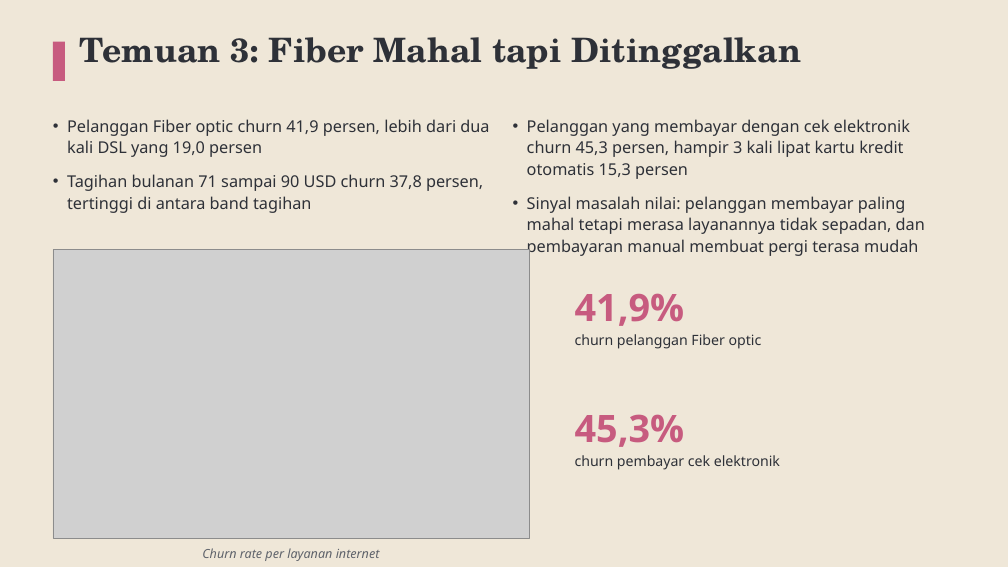
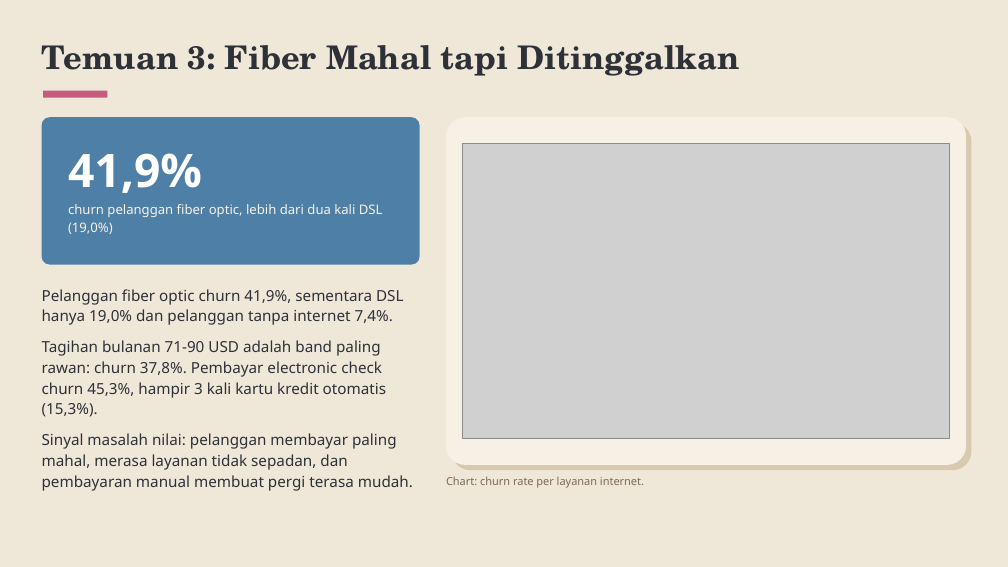
Before and after one commit to baghizash/telco-customer-churn-analysis, a slide deck: slide 6 of Portofolio-Analisis-Telco-Churn.pptx. Drawn at 1008x567 pixels with LibreOffice and Linux fonts; fonts in the diff are those of the drawing; grey boxes stand for pictures. Boxes give left, top, right and bottom in pixels: in the first picture for what was removed or moved away, otherwise in the second. Text is boxed around its words. In the diff, an @@ line names an element or a change of style, - is before the commit and + after.

```diff
--- a/Portofolio-Analisis-Telco-Churn.pptx
+++ b/Portofolio-Analisis-Telco-Churn.pptx
@@ text "Temuan 3: Fiber Mahal tapi ...": place and size @@
-text "Temuan 3: Fiber Mahal tapi ..." at (79,37,801,69)
+text "Temuan 3: Fiber Mahal tapi ..." at (42,45,740,76)
@@ text "Temuan 3: Fiber Mahal tapi ..." at (42,45,740,76): size 32 to 31 pt; line spacing 1 to 1.13 @@
@@ rectangle removed at (53,42,65,81) @@
@@ rounded rectangle added at (42,117,420,265), fill #4E7FA6 @@
@@ rounded rectangle added at (43,91,107,98), fill #C75B7F @@
@@ rounded rectangle added at (446,117,966,465), fill #F7F1E5 @@
@@ text removed at (527,119,925,257) @@
-• Pelanggan yang membayar dengan cek elektronik churn 45,3 persen, hampir 3 kali lipat kartu kredit otomatis 15,3 persen
-• Sinyal masalah nilai: pelanggan membayar paling mahal tetapi merasa layanannya tidak sepadan, dan pembayaran manual membuat pergi terasa mudah
@@ rounded rectangle added at (451,123,972,470), fill #D9C9AE @@
@@ picture: place and size @@
-picture at (53,250,529,538)
+picture at (463,144,950,439)
@@ text at (68,153,383,234): text changed; size 15.5 to 12.5 pt; text colour #2E3138 to #F7F1E5 @@
-• Pelanggan Fiber optic churn 41,9 persen, lebih dari dua kali DSL yang 19,0 persen
-• Tagihan bulanan 71 sampai 90 USD churn 37,8 persen, tertinggi di antara band tagihan
+41,9%
+churn pelanggan fiber optic, lebih dari dua kali DSL (19,0%)
@@ text added at (42,289,413,491), 14.5 pt, text #2E3138 @@
+Pelanggan fiber optic churn 41,9%, sementara DSL hanya 19,0% dan pelanggan tanpa internet 7,4%.
+Tagihan bulanan 71-90 USD adalah band paling rawan: churn 37,8%. Pembayar electronic check churn 45,3%, hampir 3 kali kartu kredit otomatis (15,3%).
+Sinyal masalah nilai: pelanggan membayar paling mahal, merasa layanan tidak sepadan, dan pembayaran manual membuat pergi terasa mudah.
@@ text removed at (575,293,762,349) @@
-41,9%
-churn pelanggan Fiber optic
@@ text removed at (575,414,780,470) @@
-45,3%
-churn pembayar cek elektronik
@@ text at (446,477,644,488): text changed; size 12 to 10.5 pt; text colour #5F636B to #7A6A58; italic off @@
-Churn rate per layanan internet
+Chart: churn rate per layanan internet.
```
Also in this commit, not shown: 7 other slides changed, 2 slides added, 2 slides removed.
